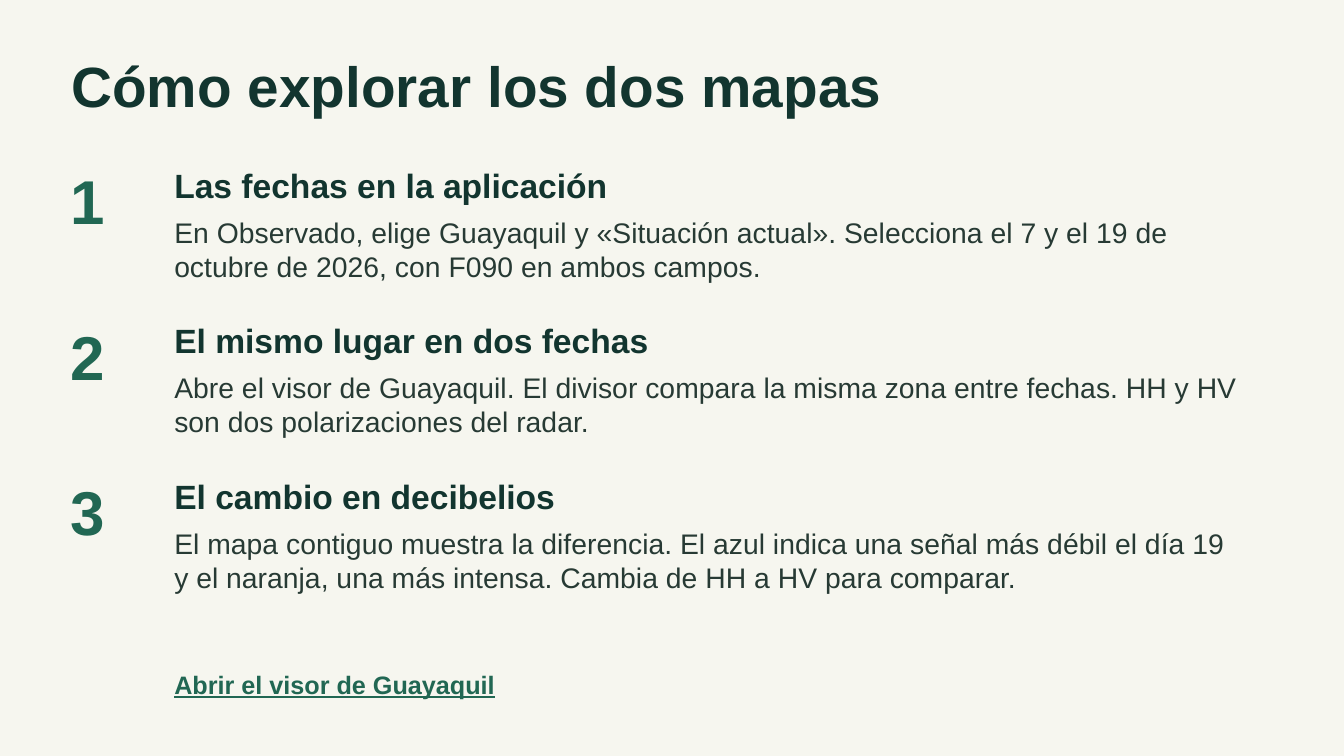
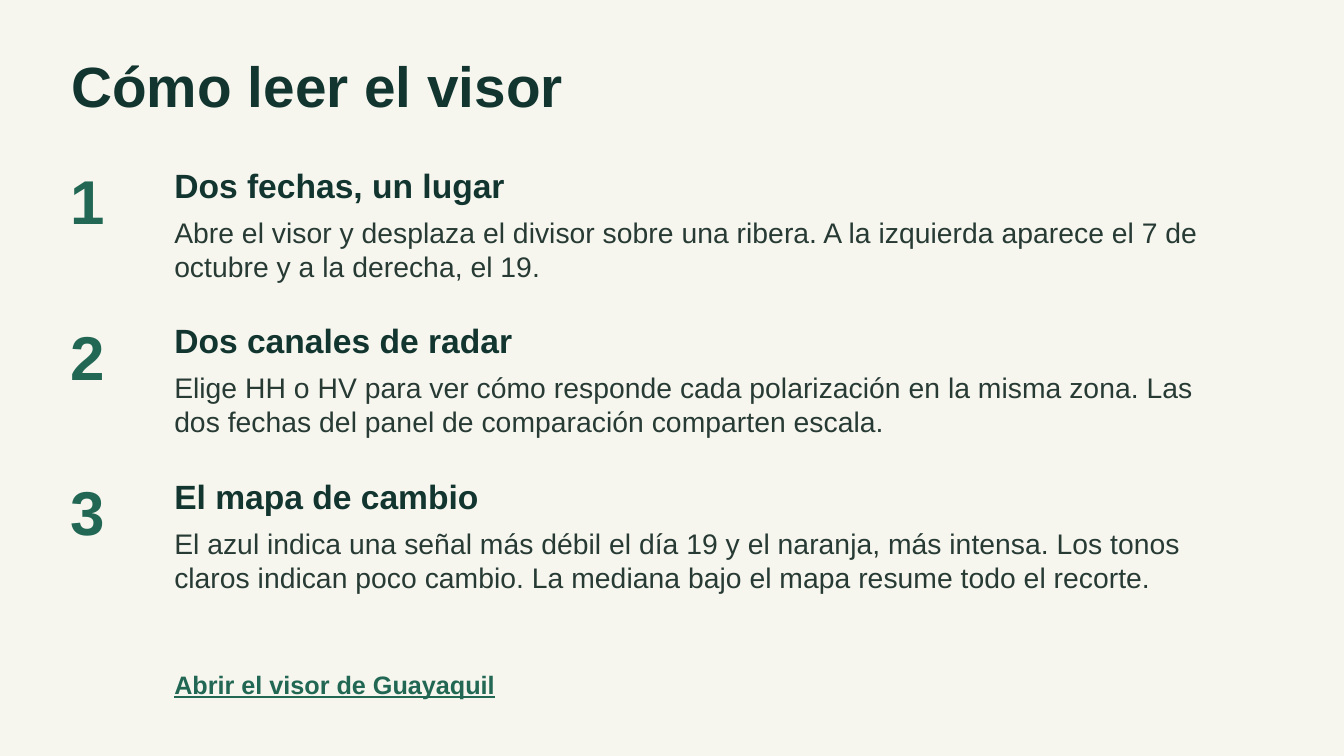
Before and after one commit to Dariuxcks/Illari, a slide deck: slide 3 of docs/demostracion/ILLARI_guia_demostracion.pptx. Drawn at 1344x756 pixels with LibreOffice and Linux fonts; fonts in the diff are those of the drawing. Boxes give left, top, right and bottom in pixels: in the first picture for what was removed or moved away, otherwise in the second. Text is boxed around its words. In the diff, an @@ line names an element or a change of style, - is before the commit and + after.

```diff
--- a/docs/demostracion/ILLARI_guia_demostracion.pptx
+++ b/docs/demostracion/ILLARI_guia_demostracion.pptx
@@ text at <box>71,65,562,108</box>: text changed @@
-Cómo explorar los dos mapas
+Cómo leer el visor
@@ text at <box>174,173,504,205</box>: text changed @@
-Las fechas en la aplicación
+Dos fechas, un lugar
@@ text at <box>174,222,1197,283</box>: text changed @@
-En Observado, elige Guayaquil y «Situación actual». Selecciona el 7 y el 19 de octubre de 2026, con F090 en ambos campos.
+Abre el visor y desplaza el divisor sobre una ribera. A la izquierda aparece el 7 de octubre y a la derecha, el 19.
@@ text at <box>174,328,512,354</box>: text changed @@
-El mismo lugar en dos fechas
+Dos canales de radar
@@ text at <box>174,377,1193,438</box>: text changed @@
-Abre el visor de Guayaquil. El divisor compara la misma zona entre fechas. HH y HV son dos polarizaciones del radar.
+Elige HH o HV para ver cómo responde cada polarización en la misma zona. Las dos fechas del panel de comparación comparten escala.
@@ text at <box>174,484,479,516</box>: text changed @@
-El cambio en decibelios
+El mapa de cambio
@@ text at <box>174,533,1179,594</box>: text changed @@
-El mapa contiguo muestra la diferencia. El azul indica una señal más débil el día 19 y el naranja, una más intensa. Cambia de HH a HV para comparar.
+El azul indica una señal más débil el día 19 y el naranja, más intensa. Los tonos claros indican poco cambio. La mediana bajo el mapa resume todo el recorte.
```
Also in this commit, not shown: 2 other slides changed, 16 other files.
